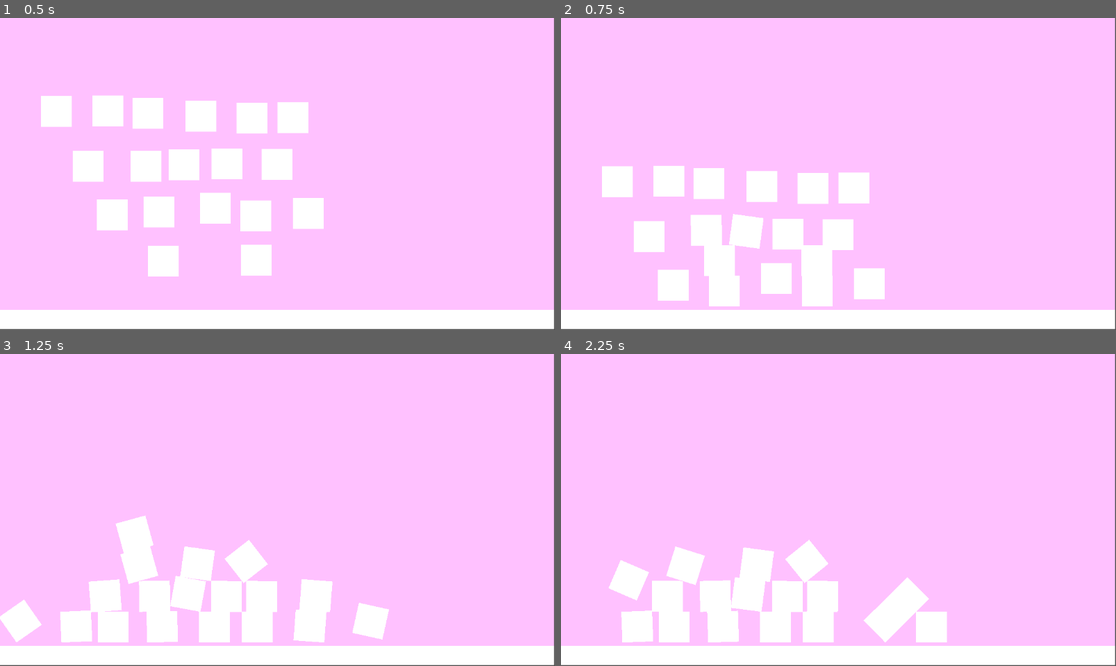
Above: before the commit, frames 1-4 (two rows, left to right).
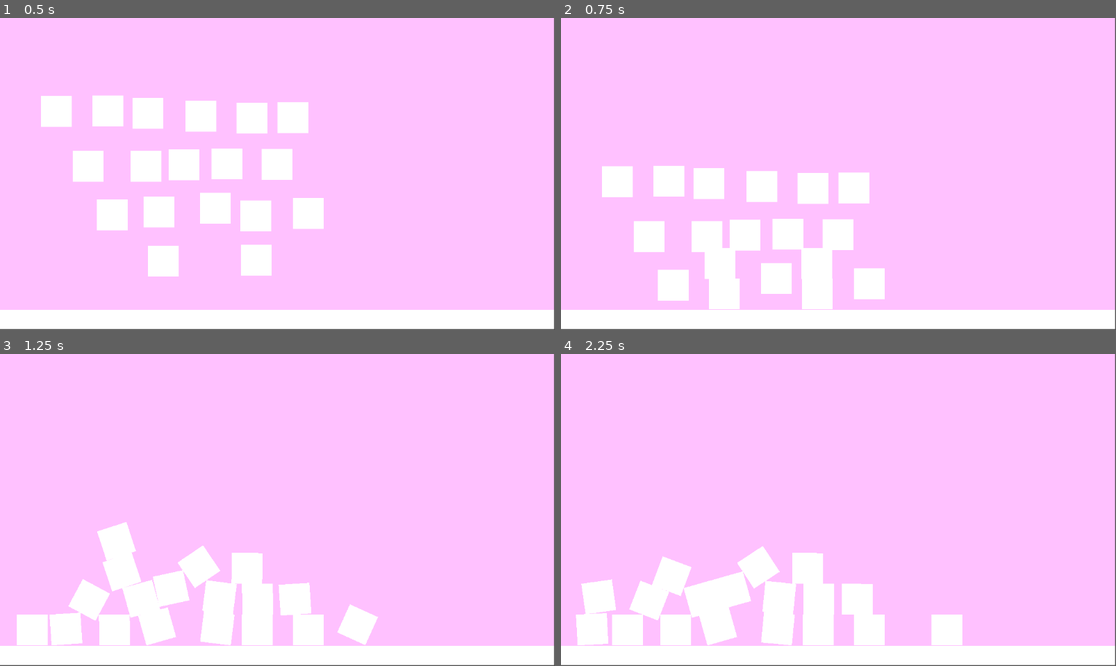
Above: after the commit, the same moments.

Repository: Tamy-dsv/trilha-godot
Game: Godot game, scene res://node_2d.tscn
Same seed, same stepped clock (60 frames per second), same inputs: the game is played once before the commit and once after it.
Inputs:
- Up to frame 1 (0.5 s): no input
- Up to frame 2 (0.75 s): no input
- Up to frame 3 (1.25 s): no input
- Up to frame 4 (2.25 s): no input

Frame 1 is identical in both runs. In frame 2, 0.5% of the frame differs, in the area x 23-49%, y 62-94%; in frame 3, 6.4%; in frame 4, 7.4%, in the area x 2-73%, y 59-94%.

Commit message:
cena
movimento reverso

Diff:
--- /dev/null
+++ b/projeto2/cena2.tscn
@@ -0,0 +1,24 @@
+[gd_scene load_steps=2 format=3 uid="uid://bvf608ibv4gcq"]
+
+[sub_resource type="RectangleShape2D" id="RectangleShape2D_2eof7"]
+size = Vector2(60, 60)
+
+[node name="Node2D" type="Node2D"]
+
+[node name="ColorRect" type="ColorRect" parent="."]
+offset_right = 1150.0
+offset_bottom = 646.0
+color = Color(0.909804, 0.623529, 0.878431, 0.984314)
+
+[node name="StaticBody2D" type="StaticBody2D" parent="."]
+position = Vector2(332, 84)
+
+[node name="CollisionShape2D" type="CollisionShape2D" parent="StaticBody2D"]
+position = Vector2(71, 52)
+shape = SubResource("RectangleShape2D_2eof7")
+
+[node name="ColorRect" type="ColorRect" parent="StaticBody2D/CollisionShape2D"]
+offset_left = -30.0
+offset_top = -30.0
+offset_right = 30.0
+offset_bottom = 30.0
--- a/projeto2/node_2d.tscn
+++ b/projeto2/node_2d.tscn
@@ -16,6 +16,7 @@
 metadata/_edit_use_anchors_ = true
 
 [node name="ColorRect" type="ColorRect" parent="ColorRect"]
+layout_mode = 0
 offset_top = 607.0
 offset_right = 1150.0
 offset_bottom = 647.0
@@ -275,5 +276,5 @@
 [node name="StaticBody2D" type="StaticBody2D" parent="."]
 
 [node name="CollisionShape2D" type="CollisionShape2D" parent="StaticBody2D"]
-position = Vector2(580, 619)
+position = Vector2(575, 625)
 shape = SubResource("RectangleShape2D_wtcfe")
